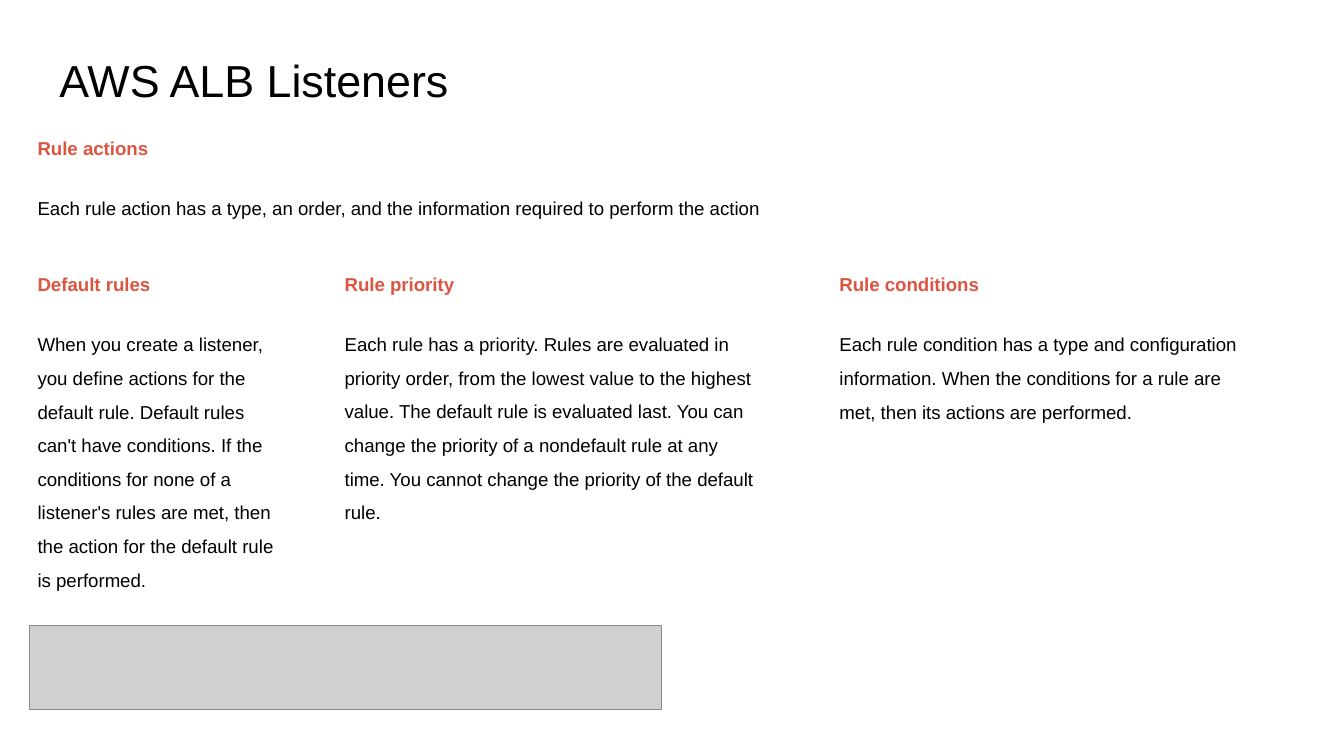
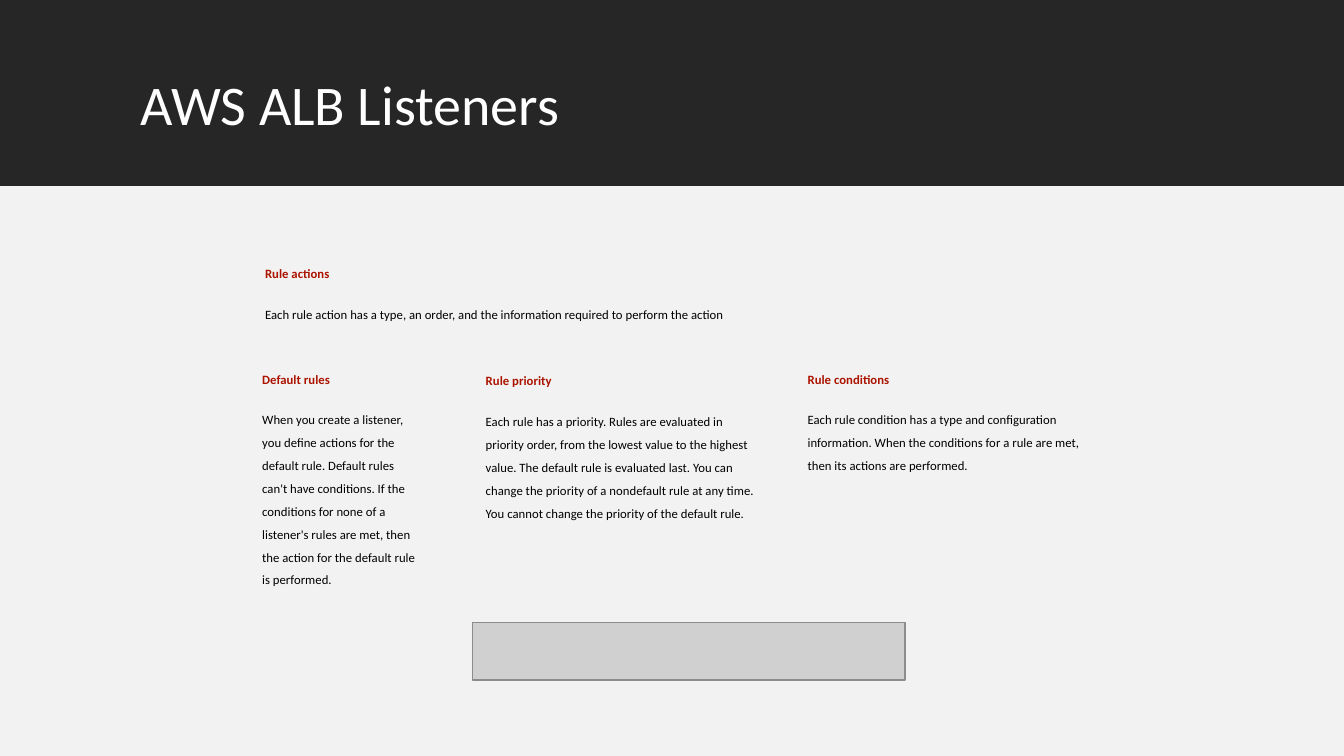
Before and after one commit to IlyaChakun/aws-iba-courses, a slide deck: slide 6 of lecture-materials/Compute/3-elb-asg/ELB.pptx (slide 7 before the commit). Drawn at 1344x756 pixels with LibreOffice and Linux fonts; fonts in the diff are those of the drawing; grey boxes stand for pictures. Boxes give left, top, right and bottom in pixels: in the first picture for what was removed or moved away, otherwise in the second. Text is boxed around its words. In the diff, an @@ line names an element or a change of style, - is before the commit and + after.

```diff
--- a/lecture-materials/Compute/3-elb-asg/ELB.pptx
+++ b/lecture-materials/Compute/3-elb-asg/ELB.pptx
@@ rectangle added at box(0, 0, 1344, 187), fill #262626 @@
@@ text "AWS ALB Listeners": place and size @@
-text "AWS ALB Listeners" at box(59, 64, 449, 98)
+text "AWS ALB Listeners" at box(141, 86, 559, 126)
@@ text "AWS ALB Listeners" at box(141, 86, 559, 126): size 24 to 30 pt, font Arial to Calibri, text colour #000000 to #FFFFFF; line spacing 1.23 to 0.9; less space between paragraphs @@
@@ rectangle added at box(0, 187, 1344, 756), fill #F2F2F2 @@
@@ text "Rule actions": place and size @@
-text "Rule actions" at box(38, 141, 760, 219)
+text "Rule actions" at box(265, 269, 723, 321)
@@ text "Rule actions" at box(265, 269, 723, 321): size 10 to 6.8 pt, font Arial to Calibri; text colour #DD5540 to #AB1300 in "Rule actions"; less space between paragraphs @@
@@ text "Default rules": place and size @@
-text "Default rules" at box(38, 277, 273, 591)
+text "Default rules" at box(262, 375, 415, 586)
@@ text "Default rules" at box(262, 375, 415, 586): size 10 to 6.8 pt, font Arial to Calibri; text colour #DD5540 to #AB1300 in "Default rules"; less space between paragraphs @@
@@ text "Rule priority": place and size @@
-text "Rule priority" at box(345, 277, 753, 520)
+text "Rule priority" at box(486, 376, 754, 520)
@@ text "Rule priority" at box(486, 376, 754, 520): size 10 to 6.8 pt, font Arial to Calibri; text colour #DD5540 to #AB1300 in "Rule priority"; less space between paragraphs @@
@@ text "Rule conditions": place and size @@
-text "Rule conditions" at box(839, 277, 1237, 423)
+text "Rule conditions" at box(808, 375, 1079, 472)
@@ text "Rule conditions" at box(808, 375, 1079, 472): size 10 to 6.8 pt, font Arial to Calibri; text colour #DD5540 to #AB1300 in "Rule conditions"; less space between paragraphs @@
@@ picture: place and size @@
-picture at box(30, 625, 661, 710)
+picture at box(472, 622, 905, 680)
```
Also in this commit, not shown: 14 other slides changed, 1 slide added, 2 slides removed, 29 other files.
